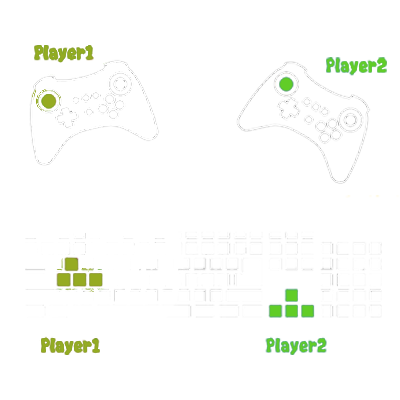
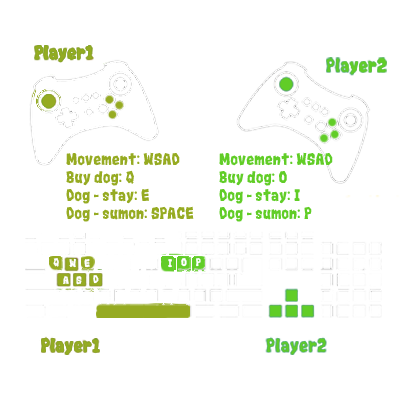
Layers edited between the first and the second (400, 400) image:
added layer "Movement: WSAD Buy dog: O Dog - stay: I Dog - sumon: P" above "Two X-BOX controlers recommended." over (219, 152, 333, 222)
added layer "Movement: WSAD Buy dog: Q Dog - stay: E Dog - sumon: SPACE" above "D" over (66, 152, 194, 222)
added layer "D" above "S" over (93, 275, 99, 284)
added layer "S" above "A" over (76, 276, 82, 285)
added layer "A" above "E" over (63, 276, 69, 284)
added layer "E" above "W" over (84, 259, 90, 268)
added layer "W" above "O P" over (69, 258, 76, 268)
added layer "O P" above "Q" over (181, 258, 201, 267)
added layer "Q" above "I" over (53, 258, 59, 267)
added layer "I" above "Warstwa 8" over (168, 259, 172, 268)
painted on "Warstwa 7" over (104, 94, 340, 143)
painted on "Warstwa 5" over (49, 253, 207, 318)
